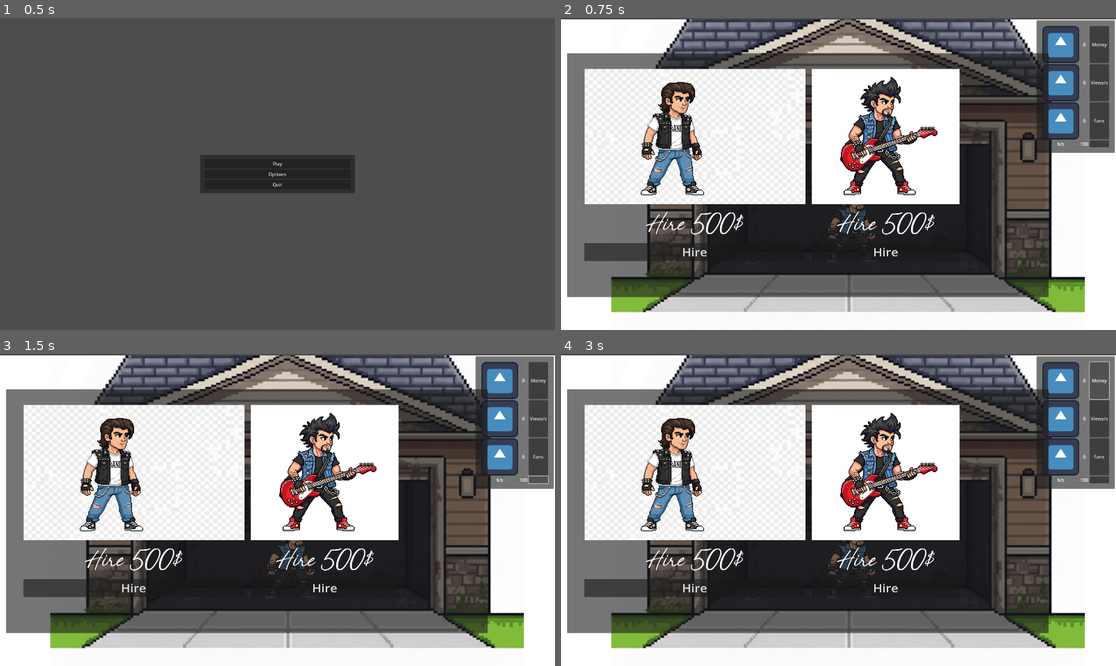
Above: before the commit, frames 1-4 (two rows, left to right).
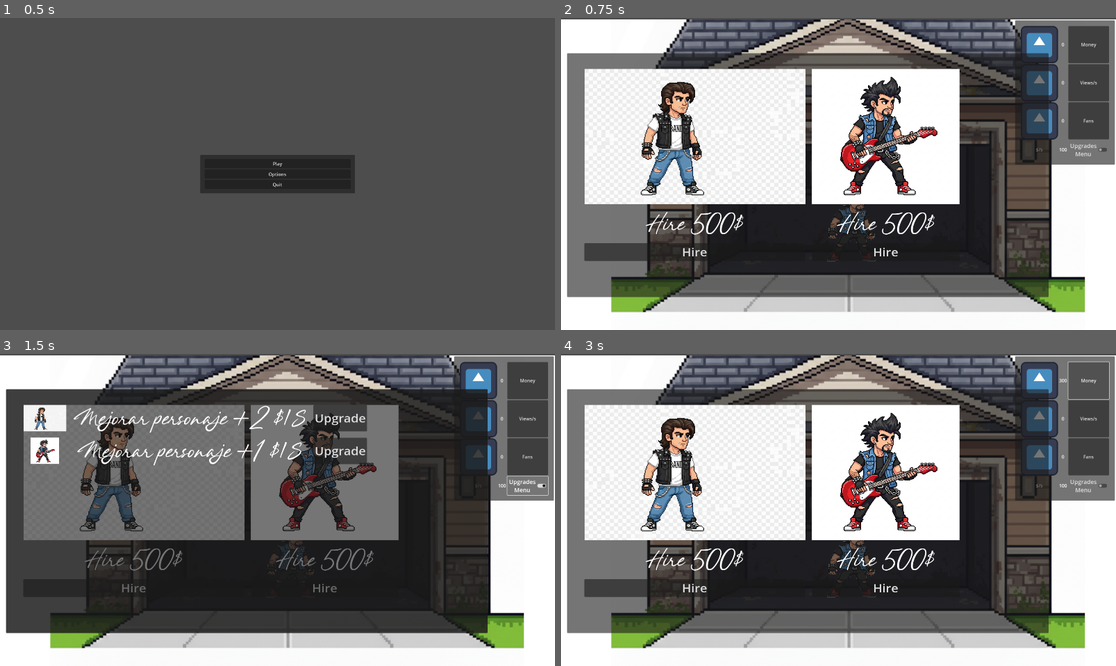
Above: after the commit, the same moments.

Repository: Geluco/music-band-tycoon
Game: Godot game, scene res://scenes/menu.tscn
Same seed, same stepped clock (60 frames per second), same inputs: the game is played once before the commit and once after it. The engine's default icon, where the game draws it, is replaced by a stand-in: a white triangle on a blue panel in a dark square.
Inputs (mouse positions are in pixels of both pictures, inside the frame that each line leads up to):
- Up to frame 1 (0.5 s): no input
- Up to frame 2 (0.75 s): click "Play" at 0.5 s
- Up to frame 3 (1.5 s): click (538, 478) at 1.27 s
- Up to frame 4 (3 s): click (1088, 485) at 2 s, where only the run after the commit has a clickable "Upgrades Menu"; click "Money" at 2.75 s

Frame 1 is identical in both runs. In frame 2, 4.5% of the frame differs, in the area x 81-100%, y 0-47%; in frame 3, 48%, in the area x 1-100%, y 0-90%; in frame 4, 4.7%.
Error before the commit: Parse Error: Unindent doesn't match the previous indentation level. (res://scripts/canvas_stats.gd:34)

Commit message:
Revert "Actualizacion"
This reverts commit 1daa171ce0f275b2820044a9516af73be65becf1.

Diff:
--- a/scenes/canvasStats.tscn
+++ b/scenes/canvasStats.tscn
@@ -92,10 +92,14 @@
 horizontal_alignment = 1
 script = ExtResource("6_m2vbg")
 
-[node name="Button_open_upgrade" type="Button" parent="CanvasLayer/PanelStats/MarginStats/GridStats"]
+[node name="CheckButton" type="CheckButton" parent="CanvasLayer/PanelStats/MarginStats/GridStats"]
 layout_mode = 2
+theme_override_font_sizes/font_size = 20
+text = "Upgrades
+Menu"
+alignment = 1
 
 [connection signal="pressed" from="CanvasLayer/PanelStats/MarginStats/GridStats/ButtonMoney" to="." method="_on_button_money_pressed"]
 [connection signal="pressed" from="CanvasLayer/PanelStats/MarginStats/GridStats/ButtonViews" to="." method="_on_button_views_pressed"]
 [connection signal="pressed" from="CanvasLayer/PanelStats/MarginStats/GridStats/ButtonFans" to="." method="_on_button_fans_pressed"]
-[connection signal="pressed" from="CanvasLayer/PanelStats/MarginStats/GridStats/Button_open_upgrade" to="." method="_on_button_open_upgrade_pressed"]
+[connection signal="toggled" from="CanvasLayer/PanelStats/MarginStats/GridStats/CheckButton" to="." method="_on_check_button_toggled"]
--- a/scenes/menuUpgrades.tscn
+++ b/scenes/menuUpgrades.tscn
@@ -11,22 +11,6 @@
 
 [node name="CanvasLayer" type="CanvasLayer" parent="."]
 visible = false
-
-[node name="PanelContainer" type="PanelContainer" parent="CanvasLayer"]
-anchors_preset = -1
-anchor_left = 1.0
-anchor_right = 1.0
-offset_left = -291.0
-offset_top = 144.0
-offset_right = -256.0
-offset_bottom = 179.0
-grow_horizontal = 0
-scale = Vector2(1, 1.223)
-
-[node name="ButtonClose" type="Button" parent="CanvasLayer/PanelContainer"]
-custom_minimum_size = Vector2(35, 35)
-layout_mode = 2
-text = "X"
 
 [node name="MenuUpgrades" type="PanelContainer" parent="CanvasLayer"]
 offset_left = 21.0
@@ -127,6 +111,5 @@
 theme_override_font_sizes/font_size = 43
 text = "Upgrade"
 
-[connection signal="pressed" from="CanvasLayer/PanelContainer/ButtonClose" to="." method="_on_button_close_pressed"]
 [connection signal="pressed" from="CanvasLayer/MenuUpgrades/MarginUpgrades/GridUpgrades/MarginButton1/Button1" to="." method="_on_button_1_pressed"]
 [connection signal="pressed" from="CanvasLayer/MenuUpgrades/MarginUpgrades/GridUpgrades/MarginButton2/Button2" to="." method="_on_button_2_pressed"]
--- a/scripts/canvas_stats.gd
+++ b/scripts/canvas_stats.gd
@@ -22,11 +22,16 @@
 
 
 #Codigo que muestra y oculta el menu de mejoras
+@onready var check_button: CheckButton = get_node("CanvasLayer/PanelStats/MarginStats/GridStats/CheckButton")
 var menuUpgradeInstance: Node = null
 var menuUpgradeCanvas: CanvasLayer = null
 
-func _on_button_open_upgrade_pressed() -> void:
-	if menuUpgradeInstance == null:
+func _ready():
+	check_button.toggled.connect(_on_check_button_toggled)
+
+func _on_check_button_toggled(toggled_on: bool) -> void:
+	if toggled_on:
+		if menuUpgradeInstance == null:
 			var menuUpgrade = load("res://scenes/menuUpgrades.tscn")
 			menuUpgradeInstance = menuUpgrade.instantiate()
 			get_tree().root.add_child(menuUpgradeInstance)
@@ -34,3 +39,6 @@
 			menuUpgradeCanvas = menuUpgradeInstance.get_node("CanvasLayer")
 		if menuUpgradeCanvas:
 			menuUpgradeCanvas.show()
+	else:
+		if menuUpgradeCanvas:
+			menuUpgradeCanvas.hide()
--- a/scripts/menu_upgrades.gd
+++ b/scripts/menu_upgrades.gd
@@ -6,20 +6,3 @@
 
 func _on_button_1_pressed() -> void:
 	Global.moneyPerSecond+=200
-
-
-
-var menuUpgradeInstance: Node = null
-var menuUpgradeCanvas: CanvasLayer = null
-
-
-
-func _on_button_close_pressed() -> void:
-		if menuUpgradeInstance == null:
-			var menuUpgrade = load("res://scenes/menuUpgrades.tscn")
-			menuUpgradeInstance = menuUpgrade.instantiate()
-			get_tree().root.add_child(menuUpgradeInstance)
-			# Busca el CanvasLayer dentro de la escena cargada
-			menuUpgradeCanvas = menuUpgradeInstance.get_node("CanvasLayer")
-		if menuUpgradeCanvas:
-			menuUpgradeCanvas.hide()
Not shown, changed: resources/fonts/Rhythm of the Blast.ttf.import
Not shown: 1 places in scenes/canvasStats.tscn that only renumber resources
Not shown: 1 places in scenes/menuUpgrades.tscn that only renumber resources
